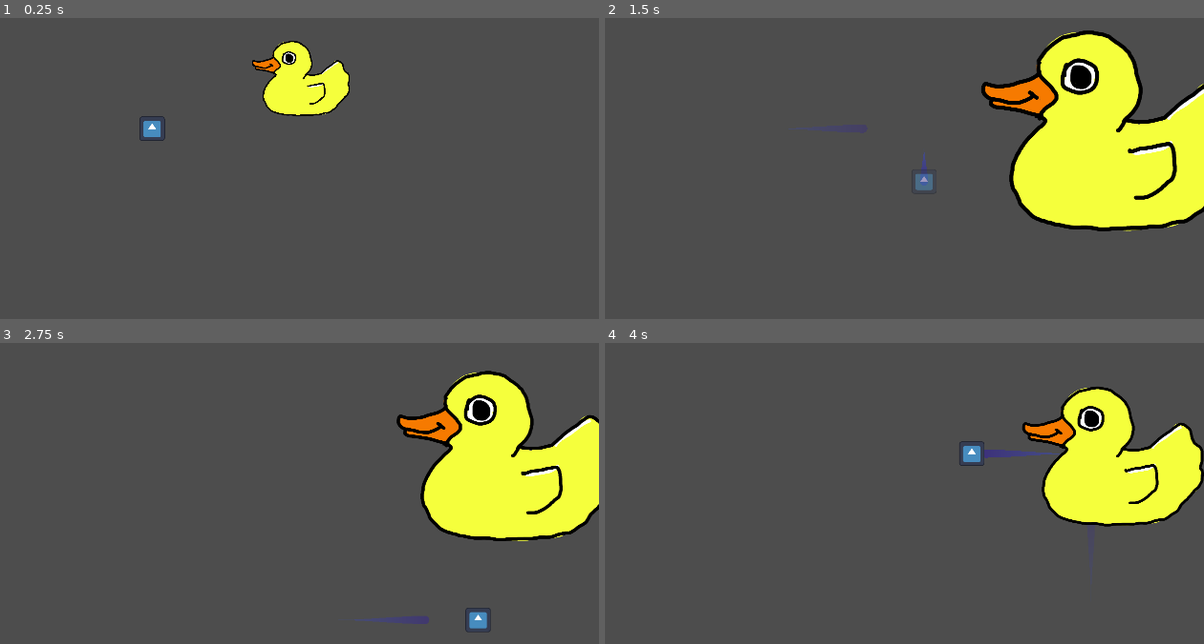
Above: before the commit, frames 1-4 (two rows, left to right).
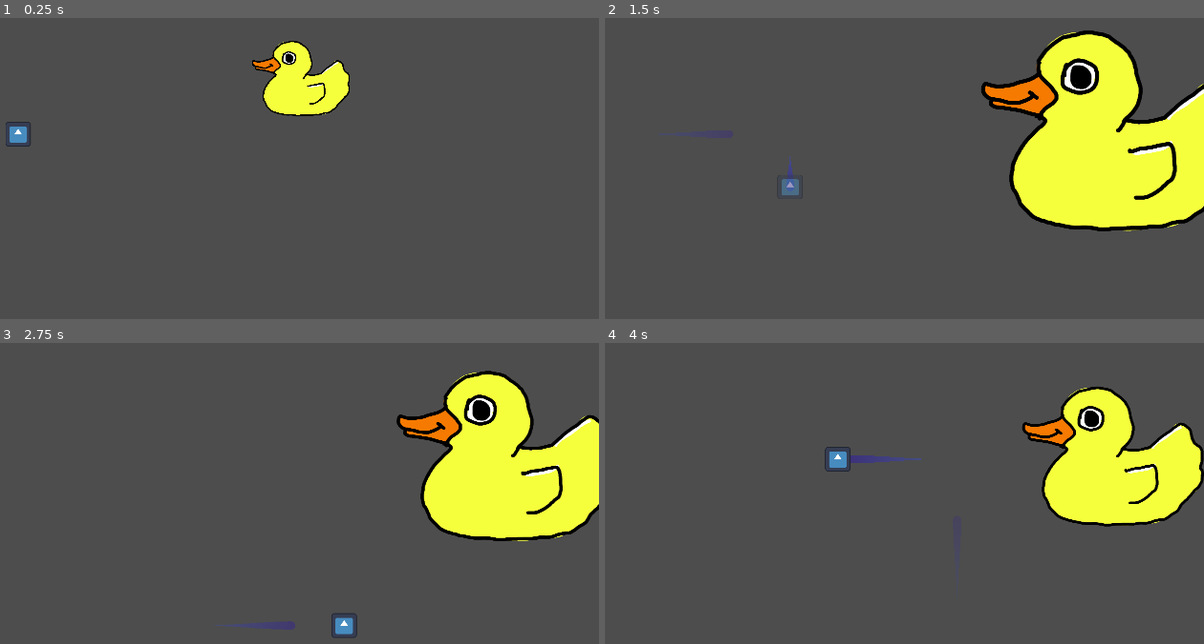
Above: after the commit, the same moments.

Repository: SimonDuPlooyGit/Just-Shapes-and-Beats-2-JK
Game: Godot game, scene res://Scenes/BossFight.tscn
Same seed, same stepped clock (60 frames per second), same inputs: the game is played once before the commit and once after it. The engine's default icon, where the game draws it, is replaced by a stand-in: a white triangle on a blue panel in a dark square. Sound files missing from this copy of the repository are replaced by a short silence.
Inputs:
- Up to frame 1 (0.25 s): no input
- Up to frame 2 (1.5 s): hold D (Right) 0.53-1.28 s; tap Space (Dash) at 0.6, 1.35 s; hold S (Down) from 1.28 s (still down)
- Up to frame 3 (2.75 s): release S (Down) at 2.03 s; hold D (Right) from 2.03 s (still down); tap Space (Dash) at 2.1 s
- Up to frame 4 (4 s): release D (Right) at 2.78 s; hold W (Up) 2.78-3.53 s; tap Space (Dash) at 2.85, 3.6 s; hold A (Left) from 3.53 s (still down)

The runs differ from the first frame. In frame 1, 0.4% of the frame differs, in the area x 0-28%, y 32-43%; in frame 2, 0.6%; in frame 3, 0.8%, in the area x 36-82%, y 87-99%; in frame 4, 0.8%.

Commit message:
Added droplets

Diff:
--- a/prototype2rhythm/Scenes/BossFight.tscn
+++ b/prototype2rhythm/Scenes/BossFight.tscn
@@ -119,7 +119,7 @@
 script = ExtResource("1_d3lxl")
 
 [node name="Player" type="CharacterBody2D" parent="."]
-position = Vector2(796, 520)
+position = Vector2(459, 534)
 scale = Vector2(1, 0.974259)
 motion_mode = 1
 script = ExtResource("2_7ekg7")
--- /dev/null
+++ b/prototype2rhythm/Scenes/droplet.tscn
@@ -0,0 +1,17 @@
+[gd_scene load_steps=4 format=3 uid="uid://d14pp5tyu5ykk"]
+
+[ext_resource type="Script" uid="uid://dto2p66dpy0gd" path="res://Scripts/dropletlogic.gd" id="1_jty2x"]
+[ext_resource type="Texture2D" uid="uid://c7lme8nwpk50c" path="res://Sprites/droplet.png" id="1_nvg6g"]
+
+[sub_resource type="RectangleShape2D" id="RectangleShape2D_nvg6g"]
+size = Vector2(226, 357)
+
+[node name="Droplet" type="Area2D"]
+script = ExtResource("1_jty2x")
+
+[node name="Sprite2D" type="Sprite2D" parent="."]
+texture = ExtResource("1_nvg6g")
+
+[node name="CollisionShape2D" type="CollisionShape2D" parent="."]
+position = Vector2(-2, -0.5)
+shape = SubResource("RectangleShape2D_nvg6g")
--- a/prototype2rhythm/Scripts/DuckBrain.gd
+++ b/prototype2rhythm/Scripts/DuckBrain.gd
@@ -2,6 +2,7 @@
 
 @onready var spawn_spot = $SpawnSpot
 var waterbeam = preload("res://Scenes/water_beam.tscn")
+var droplet = preload("res://Scenes/droplet.tscn")
 
 #Song info for calcs
 var bpm := 150
@@ -24,71 +25,71 @@
 var obstacle_schedule = {
 
 	#Droplets for quacks
-	117: ["spawnDroplet", Vector2(0,0), "down"],
-	118: ["spawnDroplet", Vector2(0,0), "down"],
-	120: ["spawnDroplet", Vector2(0,0), "down"],
-	122: ["spawnDroplet", Vector2(0,0), "down"],
-	123: ["spawnDroplet", Vector2(0,0), "down"],
-	124: ["spawnDroplet", Vector2(0,0), "down"],
-	126: ["spawnDroplet", Vector2(0,0), "down"],
-	133: ["spawnDroplet", Vector2(0,0), "down"],
-	134: ["spawnDroplet", Vector2(0,0), "down"],
-	136: ["spawnDroplet", Vector2(0,0), "down"],
-	138: ["spawnDroplet", Vector2(0,0), "down"],
-	139: ["spawnDroplet", Vector2(0,0), "down"],
-	140: ["spawnDroplet", Vector2(0,0), "down"],
-	142: ["spawnDroplet", Vector2(0,0), "down"],
-	149: ["spawnDroplet", Vector2(0,0), "down"],
-	150: ["spawnDroplet", Vector2(0,0), "down"],
-	152: ["spawnDroplet", Vector2(0,0), "down"],
-	154: ["spawnDroplet", Vector2(0,0), "down"],
-	155: ["spawnDroplet", Vector2(0,0), "down"],
-	156: ["spawnDroplet", Vector2(0,0), "down"],
-	158: ["spawnDroplet", Vector2(0,0), "down"],
-	160: ["spawnDroplet", Vector2(0,0), "down"],
-	162: ["spawnDroplet", Vector2(0,0), "down"],
-	164: ["spawnDroplet", Vector2(0,0), "down"],
-	166: ["spawnDroplet", Vector2(0,0), "down"],
-	168: ["spawnDroplet", Vector2(0,0), "down"],
-	169: ["spawnDroplet", Vector2(0,0), "down"],
-	170: ["spawnDroplet", Vector2(0,0), "down"],
-	171: ["spawnDroplet", Vector2(0,0), "down"],
-	172: ["spawnDroplet", Vector2(0,0), "down"],
-	174: ["spawnDroplet", Vector2(0,0), "down"],
-	175: ["spawnDroplet", Vector2(0,0), "down"],
-	181: ["spawnDroplet", Vector2(0,0), "down"],
-	182: ["spawnDroplet", Vector2(0,0), "down"],
-	184: ["spawnDroplet", Vector2(0,0), "down"],
-	186: ["spawnDroplet", Vector2(0,0), "down"],
-	187: ["spawnDroplet", Vector2(0,0), "down"],
-	188: ["spawnDroplet", Vector2(0,0), "down"],
-	190: ["spawnDroplet", Vector2(0,0), "down"],
-	197: ["spawnDroplet", Vector2(0,0), "down"],
-	198: ["spawnDroplet", Vector2(0,0), "down"],
-	200: ["spawnDroplet", Vector2(0,0), "down"],
-	202: ["spawnDroplet", Vector2(0,0), "down"],
-	203: ["spawnDroplet", Vector2(0,0), "down"],
-	204: ["spawnDroplet", Vector2(0,0), "down"],
-	206: ["spawnDroplet", Vector2(0,0), "down"],
-	213: ["spawnDroplet", Vector2(0,0), "down"],
-	214: ["spawnDroplet", Vector2(0,0), "down"],
-	216: ["spawnDroplet", Vector2(0,0), "down"],
-	218: ["spawnDroplet", Vector2(0,0), "down"],
-	219: ["spawnDroplet", Vector2(0,0), "down"],
-	220: ["spawnDroplet", Vector2(0,0), "down"],
-	222: ["spawnDroplet", Vector2(0,0), "down"],
-	224: ["spawnDroplet", Vector2(0,0), "down"],
-	226: ["spawnDroplet", Vector2(0,0), "down"],
-	227: ["spawnDroplet", Vector2(0,0), "down"],
-	228: ["spawnDroplet", Vector2(0,0), "down"],
-	230: ["spawnDroplet", Vector2(0,0), "down"],
-	232: ["spawnDroplet", Vector2(0,0), "down"],
-	233: ["spawnDroplet", Vector2(0,0), "down"],
-	234: ["spawnDroplet", Vector2(0,0), "down"],
-	235: ["spawnDroplet", Vector2(0,0), "down"],
-	236: ["spawnDroplet", Vector2(0,0), "down"],
-	237: ["spawnDroplet", Vector2(0,0), "down"],
-	238: ["spawnDroplet", Vector2(0,0), "down"],
+	117: ["spawnDroplet", Vector2(120,0), "down"],
+	118: ["spawnDroplet", Vector2(360,0), "down"],
+	120: ["spawnDroplet", Vector2(600,0), "down"],
+	122: ["spawnDroplet", Vector2(840,0), "down"],
+	123: ["spawnDroplet", Vector2(1080,0), "down"],
+	124: ["spawnDroplet", Vector2(1320,0), "down"],
+	126: ["spawnDroplet", Vector2(1560,0), "down"],
+	133: ["spawnDroplet", Vector2(1800,0), "down"],
+	134: ["spawnDroplet", Vector2(1560,0), "down"],
+	136: ["spawnDroplet", Vector2(1320,0), "down"],
+	138: ["spawnDroplet", Vector2(1080,0), "down"],
+	139: ["spawnDroplet", Vector2(840,0), "down"],
+	140: ["spawnDroplet", Vector2(600,0), "down"],
+	142: ["spawnDroplet", Vector2(360,0), "down"],
+	149: ["spawnDroplet", Vector2(120,0), "down"],
+	150: ["spawnDroplet", Vector2(360,0), "down"],
+	152: ["spawnDroplet", Vector2(600,0), "down"],
+	154: ["spawnDroplet", Vector2(840,0), "down"],
+	155: ["spawnDroplet", Vector2(1080,0), "down"],
+	156: ["spawnDroplet", Vector2(1320,0), "down"],
+	158: ["spawnDroplet", Vector2(1560,0), "down"],
+	160: ["spawnDroplet", Vector2(1800,0), "down"],
+	162: ["spawnDroplet", Vector2(1560,0), "down"],
+	164: ["spawnDroplet", Vector2(1320,0), "down"],
+	166: ["spawnDroplet", Vector2(1080,0), "down"],
+	168: ["spawnDroplet", Vector2(840,0), "down"],
+	169: ["spawnDroplet", Vector2(600,0), "down"],
+	170: ["spawnDroplet", Vector2(360,0), "down"],
+	171: ["spawnDroplet", Vector2(120,0), "down"],
+	172: ["spawnDroplet", Vector2(360,0), "down"],
+	174: ["spawnDroplet", Vector2(600,0), "down"],
+	175: ["spawnDroplet", Vector2(840,0), "down"],
+	181: ["spawnDroplet", Vector2(1080,0), "down"],
+	182: ["spawnDroplet", Vector2(1320,0), "down"],
+	184: ["spawnDroplet", Vector2(1560,0), "down"],
+	186: ["spawnDroplet", Vector2(1800,0), "down"],
+	187: ["spawnDroplet", Vector2(1560,0), "down"],
+	188: ["spawnDroplet", Vector2(1320,0), "down"],
+	190: ["spawnDroplet", Vector2(1080,0), "down"],
+	197: ["spawnDroplet", Vector2(840,0), "down"],
+	198: ["spawnDroplet", Vector2(600,0), "down"],
+	200: ["spawnDroplet", Vector2(360,0), "down"],
+	202: ["spawnDroplet", Vector2(120,0), "down"],
+	203: ["spawnDroplet", Vector2(360,0), "down"],
+	204: ["spawnDroplet", Vector2(600,0), "down"],
+	206: ["spawnDroplet", Vector2(840,0), "down"],
+	213: ["spawnDroplet", Vector2(1080,0), "down"],
+	214: ["spawnDroplet", Vector2(1320,0), "down"],
+	216: ["spawnDroplet", Vector2(1560,0), "down"],
+	218: ["spawnDroplet", Vector2(1800,0), "down"],
+	219: ["spawnDroplet", Vector2(1560,0), "down"],
+	220: ["spawnDroplet", Vector2(1320,0), "down"],
+	222: ["spawnDroplet", Vector2(1080,0), "down"],
+	224: ["spawnDroplet", Vector2(1320,0), "down"],
+	226: ["spawnDroplet", Vector2(1080,0), "down"],
+	227: ["spawnDroplet", Vector2(840,0), "down"],
+	228: ["spawnDroplet", Vector2(600,0), "down"],
+	230: ["spawnDroplet", Vector2(360,0), "down"],
+	232: ["spawnDroplet", Vector2(120,0), "down"],
+	233: ["spawnDroplet", Vector2(360,0), "down"],
+	234: ["spawnDroplet", Vector2(600,0), "down"],
+	235: ["spawnDroplet", Vector2(840,0), "down"],
+	236: ["spawnDroplet", Vector2(1080,0), "down"],
+	237: ["spawnDroplet", Vector2(1320,0), "down"],
+	238: ["spawnDroplet", Vector2(1560,0), "down"],
 
 	#Beamshooting for buildup
 	beatToNote(1, 24): ["shootBeam", Vector2(1700,116), "left"],
@@ -148,7 +149,11 @@
 
 #Drop a water droplet from the ceiling with telegraphing
 func spawnDroplet(pos, dir):
-	print("Drop!")
+	var droplet_instance = droplet.instantiate()
+	droplet_instance.global_position = pos
+	droplet_instance.telegraph_time = sec_per_measure
+	droplet_instance.input_dir = dir
+	get_tree().current_scene.add_child(droplet_instance)
 
 #Flip the sprite the other way
 func flipSprite():
--- /dev/null
+++ b/prototype2rhythm/Scripts/dropletlogic.gd
@@ -0,0 +1,35 @@
+extends Area2D
+
+@onready var sprite := $Sprite2D
+@onready var collision_shape := $CollisionShape2D
+
+var telegraph_time := 0.0 # Time in seconds before it becomes active
+var input_dir = ""
+var direction = 0
+@export var speed = 600
+
+func _ready() -> void:
+	# Initial state: invisible and harmless
+	modulate.a = 0.3
+	collision_shape.disabled = true
+
+	# Wait for telegraph period
+	await get_tree().create_timer(telegraph_time).timeout
+
+	# Activate: full opacity and enable collision
+	modulate.a = 1.0
+	collision_shape.disabled = false
+
+	if (input_dir == "down"):
+		direction = 1
+	else:
+		direction = -1
+
+func _process(delta: float) -> void:
+
+	position.y += speed * direction * delta
+
+	if (self.position.x > 1920 || self.position.x < 0):
+		queue_free()
+	elif (self.position.y > 1080 || self.position.y < 0):
+		queue_free()
Not shown, added: prototype2rhythm/Scripts/dropletlogic.gd.uid
Binary file added: prototype2rhythm/Sprites/droplet.png
Not shown, added: prototype2rhythm/Sprites/droplet.png.import
